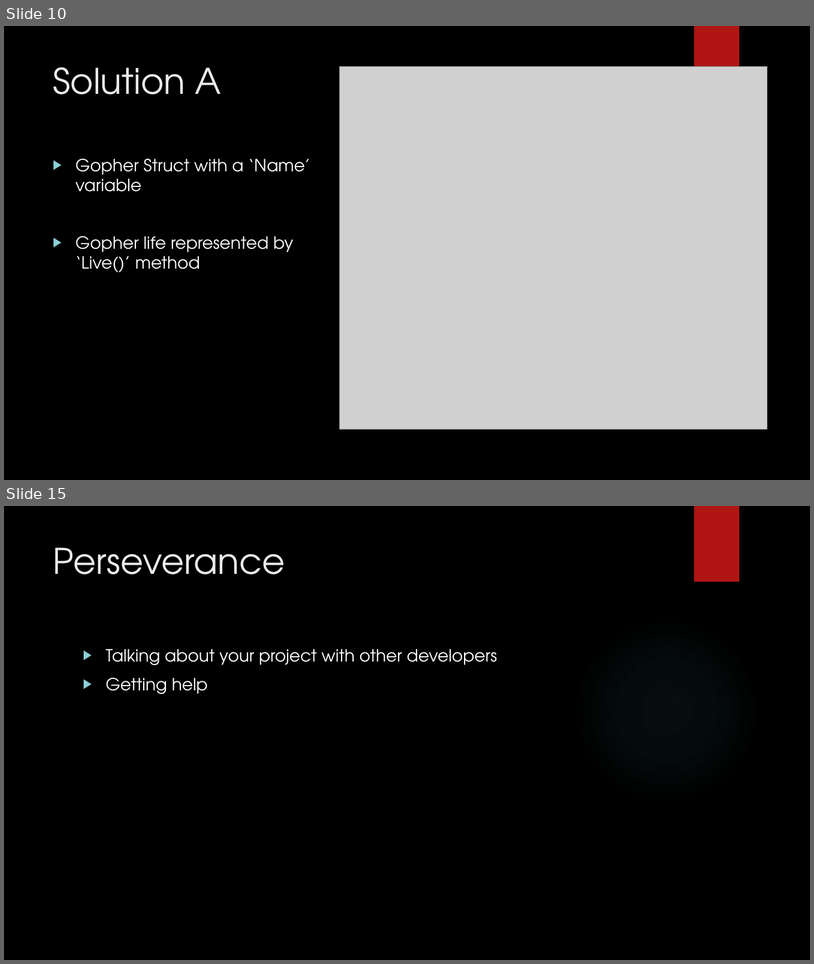
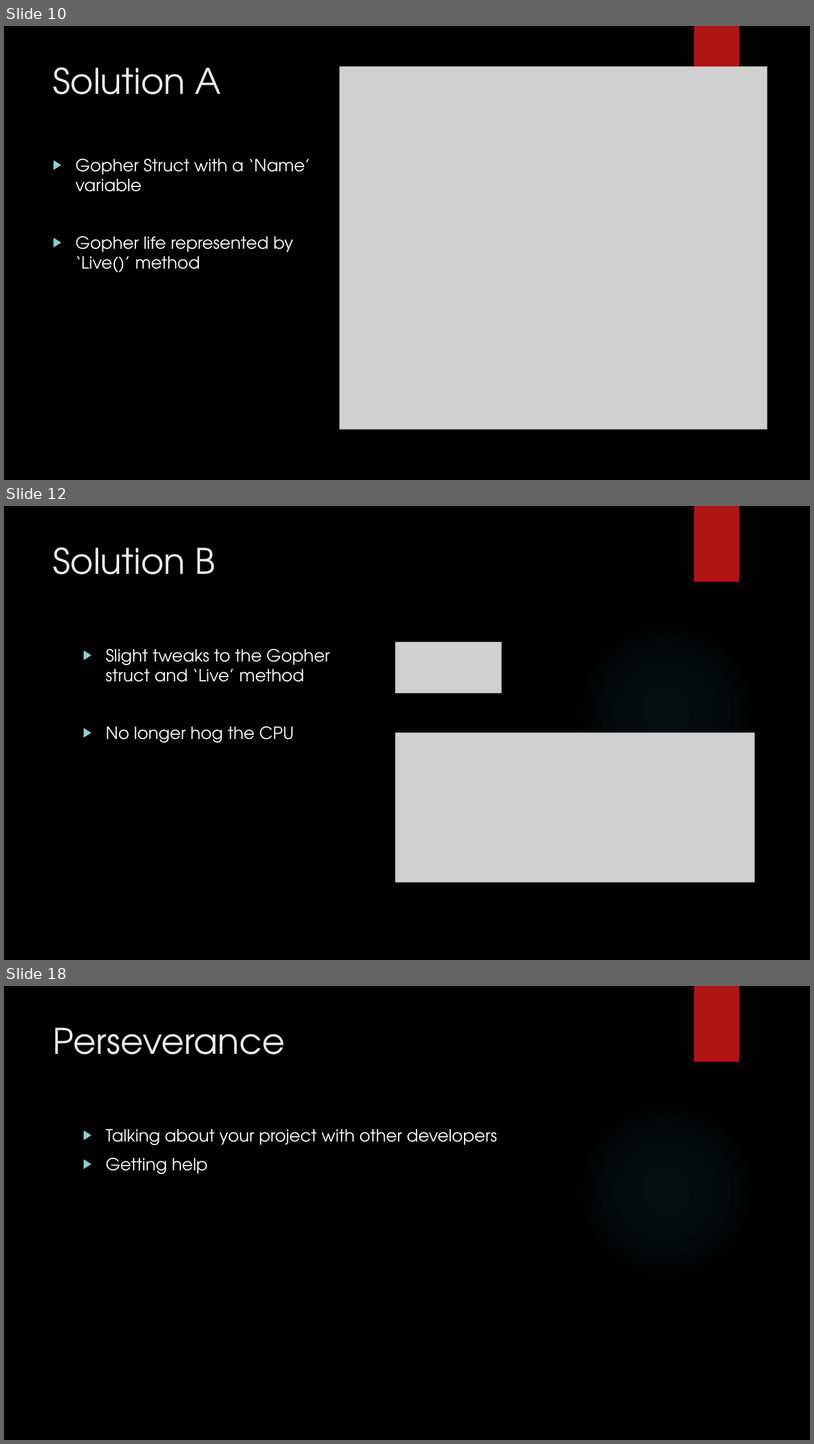
Before and after one commit to jaminologist/GopherLife, a slide deck: GopherLife.pptx. Shown one above the other, each under a label of ours: slides 10 and 15 before the commit, slides 10, 12 and 18 after it; the slides between them are not shown. The pictures are 814x964 and 814x1444 pixels, drawn with LibreOffice and Linux fonts; fonts in the diff are those of the drawing; grey boxes stand for pictures; background and template pictures are left out. Boxes give left, top, right and bottom in pixels: in the first picture for what was removed or moved away, otherwise in the second. Text is boxed around its words. In the diff, an @@ line names an element or a change of style, - is before the commit and + after.

```diff
--- a/GopherLife.pptx
+++ b/GopherLife.pptx
@@ slide 12 added at <box>4,506,810,960</box>, background picture (left out); not listed: 2 template elements that a slide beside it also shows @@
@@ title added at <box>53,547,216,574</box>, 42 pt, text #EBEBEB @@
+Solution B
@@ text added at <box>106,649,330,742</box>, 20 pt, text #FFFFFF @@
+▶ Slight tweaks to the Gopher struct and ‘Live’ method
+▶ No longer hog the CPU
@@ picture added at <box>395,642,502,693</box> @@
@@ picture added at <box>395,733,755,882</box> @@
@@ what was slide 15 is now slide 18 @@
```
Also in this commit, not shown: 5 slides changed, 4 other slides added, 1 slide removed, 2 other files.
